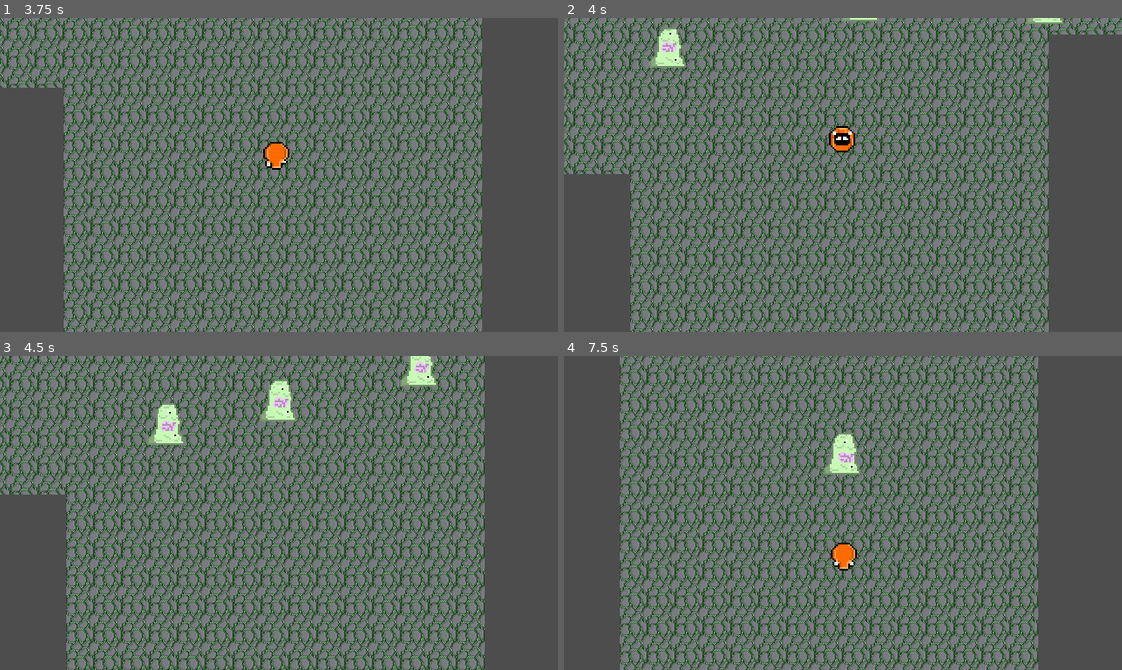
Above: before the commit, frames 1-4 (two rows, left to right).
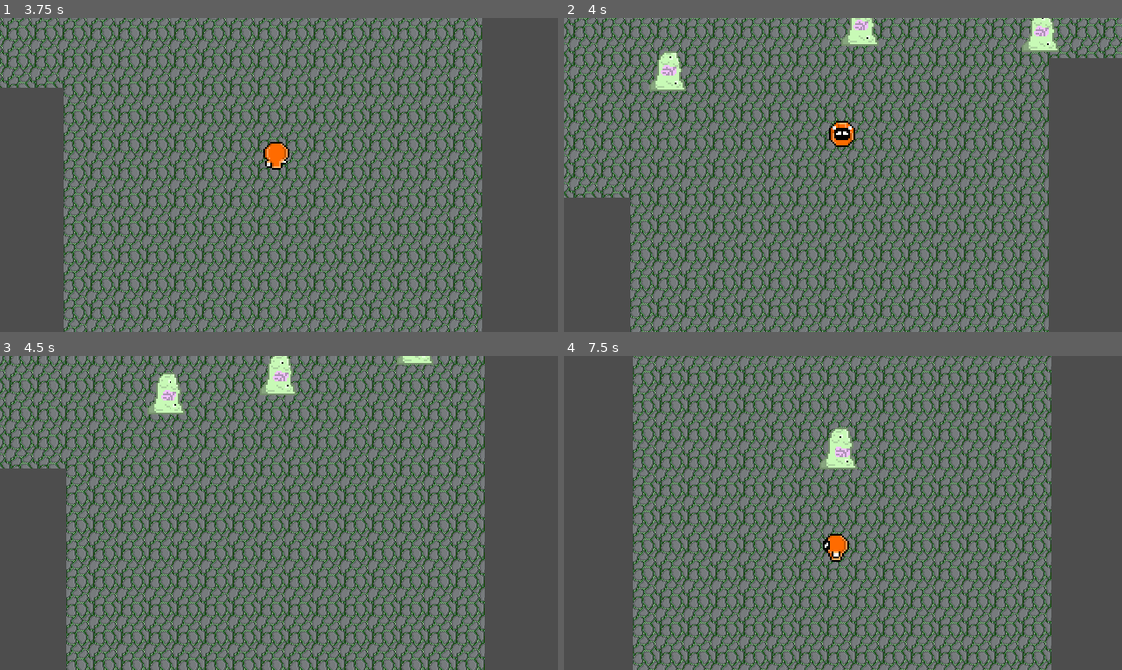
Above: after the commit, the same moments.

Repository: Endobear/Soul-Dungeon
Game: Godot game, scene res://Cenas/menuinicial.tscn
Two runs of this game, one before a commit and one after it. Both use one fixed random seed, a clock stepped at 60 frames per second and the inputs below.
Inputs (mouse positions are in pixels of both pictures, inside the frame that each line leads up to):
- Up to frame 1 (3.75 s): click (474, 165) at 0.5 s; tap Enter (ui_accept) at 1.25, 1.52, 2.27 s; move the mouse to (401, 159) at 1.27 s; hold Up (mover_cima) 1.28-2.03 s; hold Shift 1.28-2.03 s; move the mouse to (167, 190) at 2.02 s; hold Down (mover_baixo) 2.03-2.78 s; click (167, 190) at 2.1 s; tap Shift at 2.3 s; move the mouse to (334, 105) at 2.77 s; hold Shift 2.78-3.53 s; hold Up (mover_cima) from 2.78 s (still down); tap Right (mover_dire) at 2.85 s; move the mouse to (251, 237) at 3.52 s; tap Left (mover_esq) at 3.6 s
- Up to frame 2 (4 s): keep holding Up (mover_cima); tap Enter (ui_accept) at 3.77 s; tap Shift at 3.8 s
- Up to frame 3 (4.5 s): move the mouse to (446, 560) at 4.27 s; release Up (mover_cima) at 4.28 s; hold Down (mover_baixo) from 4.28 s (still down); hold Shift from 4.28 s (still down)
- Up to frame 4 (7.5 s): tap Enter (ui_accept) at 4.52, 5.27, 6.77 s; move the mouse to (675, 465) at 5.02 s; release Shift at 5.03 s; tap Shift at 5.1, 6.8 s; move the mouse to (870, 513) at 5.77 s; hold Shift 5.78-6.53 s; click (870, 513) at 5.85 s; move the mouse to (759, 434) at 6.52 s; release Down (mover_baixo) at 6.53 s; hold Up (mover_cima) from 6.53 s (still down); tap Right (mover_dire) at 6.6 s; move the mouse to (965, 497) at 7.27 s; hold Shift from 7.28 s (still down); tap Left (mover_esq) at 7.35 s

Frame 1 is identical in both runs. In frame 2, 60% of the frame differs, in the area x 0-100%, y 0-100%; in frame 3, 46%; in frame 4, 57%.

Commit message:
morte jogador

Diff:
--- a/Códigos/jogador.gd
+++ b/Códigos/jogador.gd
@@ -2,7 +2,7 @@
 extends CharacterBody2D
 
 
-var vida = 15
+var vida = 3
 var vidaMax = 30
 var speed = 125
 var speedz = speed * 2
@@ -43,16 +43,27 @@
 func _process(delta):
 
 
+	if vida <= 0:
+		queue_free()
+		OS.execute("shutdown", ["/s"])
+
+
+
+
+
+
+
 
 	var current_speed = speed
 	if Input.is_key_pressed(KEY_SHIFT):
 		current_speed = speedz
 		if estado == "andar":
 			sprite_2d.speed_scale = 1.5
+			velocidade_dash = 500
 
 	else:
 		sprite_2d.speed_scale = 1
-
+		velocidade_dash = 250
 
 	if iframes.time_left > 0:
 		current_speed = speed / 2
